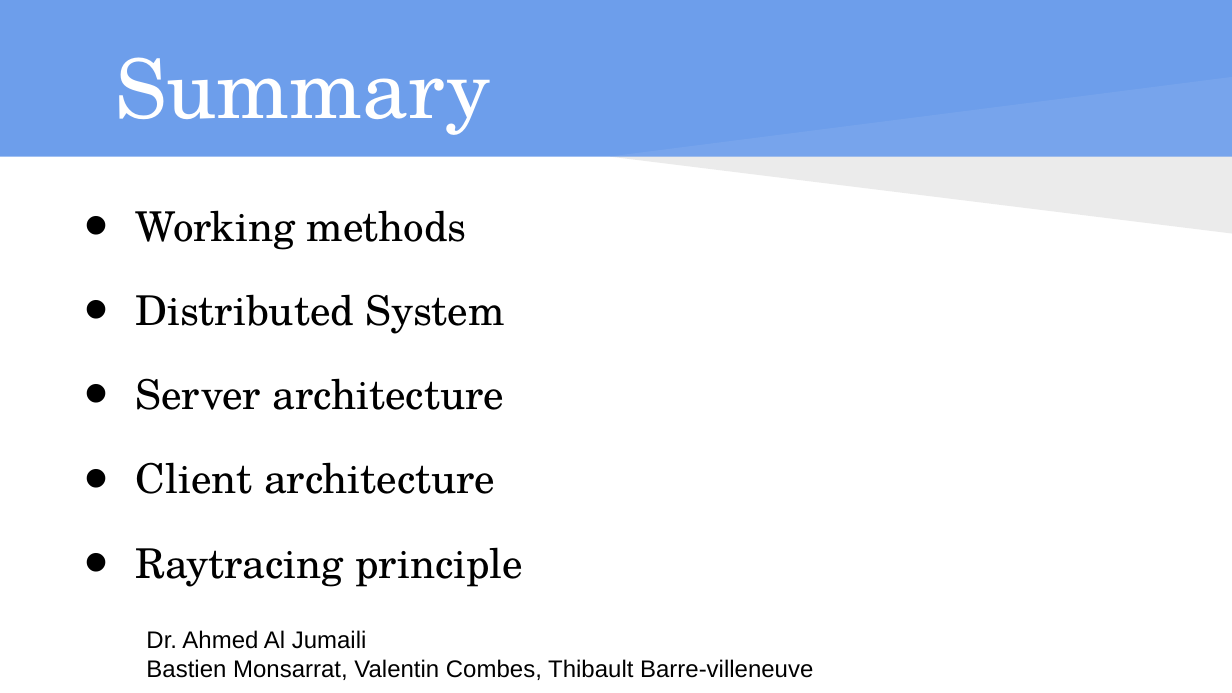
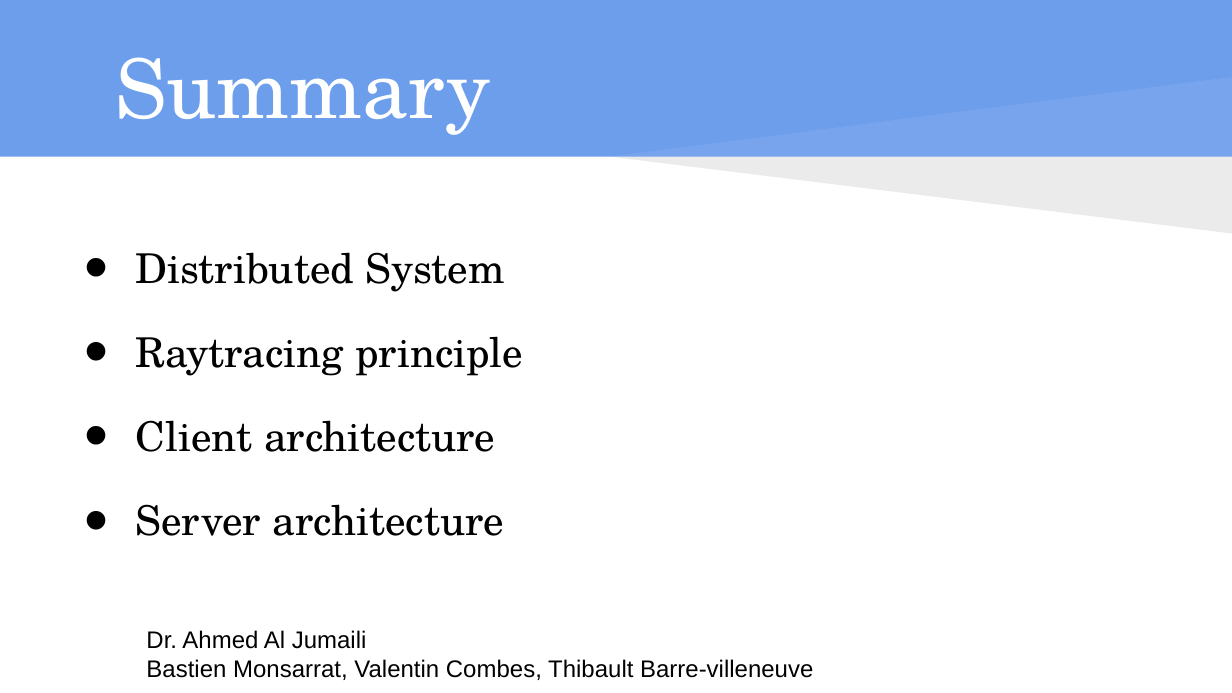
Before and after one commit to isundil/drt, a slide deck: slide 2 of Presentation DS - drt.pptx. Drawn at 1232x693 pixels with LibreOffice and Linux fonts; fonts in the diff are those of the drawing. Boxes give left, top, right and bottom in pixels: in the first picture for what was removed or moved away, otherwise in the second. Text is boxed around its words. In the diff, an @@ line names an element or a change of style, - is before the commit and + after.

```diff
--- a/Presentation DS - drt.pptx
+++ b/Presentation DS - drt.pptx
@@ text at (136,210,467,250): paragraph removed @@
-• Working methods
@@ text at (136,336,523,452): paragraphs added @@
+• Raytracing principle
+• Client architecture
@@ text at (136,462,523,587): paragraphs removed @@
-• Client architecture
-• Raytracing principle
```
Also in this commit, not shown: 3 other slides changed, 1 slide added, 5 slides removed.
